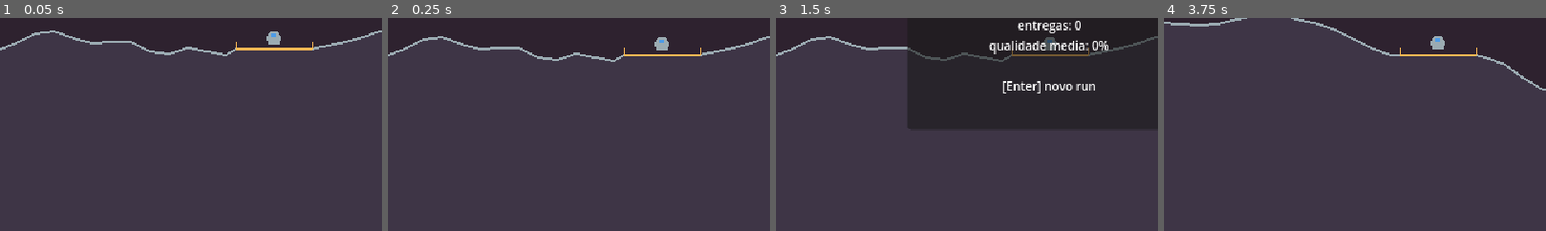
Above: before the commit, frames 1-4 (left to right).
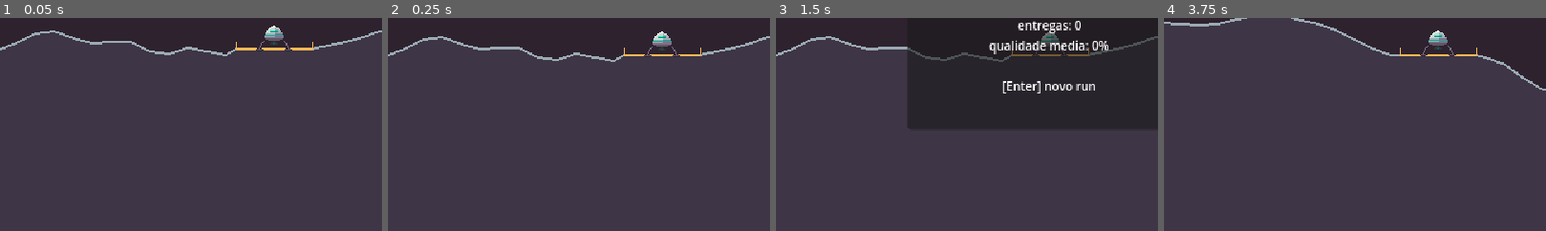
Above: after the commit, the same moments.

Repository: valdersonjr/incremental-lander
Game: Godot game, scene res://game/main.tscn
Two runs of this game, one before a commit and one after it. Both use one fixed random seed, a clock stepped at 60 frames per second and the inputs below.
Inputs:
- Up to frame 1 (0.05 s): no input
- Up to frame 2 (0.25 s): no input
- Up to frame 3 (1.5 s): tap Enter (confirm) at 0.5 s; hold D (rotate_right) 0.53-1.28 s; hold Enter (confirm) 0.53-1.28 s; tap R (restart) at 1.25 s; hold A (rotate_left) from 1.28 s (still down); tap E (end_run) at 1.35 s
- Up to frame 4 (3.75 s): tap Enter (confirm) at 2 s; release A (rotate_left) at 2.03 s; hold D (rotate_right) 2.03-2.75 s; tap 1 at 2.1 s; click "Novo jogo" at 2.75 s; click "DECOLAR [Enter]" at 3.5 s
The pictures show only the part of the screen within x 14-64%, y 43-93%; the shares and areas given below are measured in that part.

The runs differ from the first frame. In frame 1, 0.4% of the frame differs, in the area x 67-77%, y 3-16%; in frame 2, 0.4%; in frame 3, 0.2%; in frame 4, 0.4%.

Commit message:
Fase 8 (parte 1): direção de arte futurista e lander no jogo
- pixel-art: 5 propostas de estilo do lander (Apollo, Futurista, Industrial, Fofo/retrô, Vetorial);
  usuário escolheu a Futurista — registrada no style-guide (casco branco + turquesa, propulsor de plasma)
- Lander futurista 32x32 (idle + propulsor 4 quadros), spritesheet + SpriteFrames para o Godot
- godot-dev: Lander usa AnimatedSprite2D (idle/thrust); largura das pernas no world.json
- gdtool capture: --always-on-top e detector de gravação congelada (macOS)

Co-Authored-By: Claude Opus 5.5 <noreply@anthropic.com>
Claude-Session: https://claude.ai/code/session_01JhKCi9Us7j2H5LJGQ5fDNT

Diff:
--- /dev/null
+++ b/assets/sprites/lander.json
@@ -0,0 +1,27 @@
+{
+  "frame_width": 32,
+  "frame_height": 32,
+  "animations": [
+    {
+      "name": "idle",
+      "row": 0,
+      "frames": 1,
+      "durations_ms": [
+        200
+      ],
+      "loop": true
+    },
+    {
+      "name": "thrust",
+      "row": 1,
+      "frames": 4,
+      "durations_ms": [
+        70,
+        70,
+        70,
+        70
+      ],
+      "loop": true
+    }
+  ]
+}
--- /dev/null
+++ b/assets/sprites/lander_frames.tres
@@ -0,0 +1,51 @@
+[gd_resource type="SpriteFrames" load_steps=7 format=3]
+
+[ext_resource type="Texture2D" path="res://assets/sprites/lander.png" id="1_tex"]
+
+[sub_resource type="AtlasTexture" id="AtlasTexture_1"]
+atlas = ExtResource("1_tex")
+region = Rect2(0, 0, 32, 32)
+
+[sub_resource type="AtlasTexture" id="AtlasTexture_2"]
+atlas = ExtResource("1_tex")
+region = Rect2(0, 32, 32, 32)
+
+[sub_resource type="AtlasTexture" id="AtlasTexture_3"]
+atlas = ExtResource("1_tex")
+region = Rect2(32, 32, 32, 32)
+
+[sub_resource type="AtlasTexture" id="AtlasTexture_4"]
+atlas = ExtResource("1_tex")
+region = Rect2(64, 32, 32, 32)
+
+[sub_resource type="AtlasTexture" id="AtlasTexture_5"]
+atlas = ExtResource("1_tex")
+region = Rect2(96, 32, 32, 32)
+
+[resource]
+animations = [{
+"frames": [{
+"duration": 1.000,
+"texture": SubResource("AtlasTexture_1")
+}],
+"loop": true,
+"name": &"idle",
+"speed": 5.000
+}, {
+"frames": [{
+"duration": 1.000,
+"texture": SubResource("AtlasTexture_2")
+}, {
+"duration": 1.000,
+"texture": SubResource("AtlasTexture_3")
+}, {
+"duration": 1.000,
+"texture": SubResource("AtlasTexture_4")
+}, {
+"duration": 1.000,
+"texture": SubResource("AtlasTexture_5")
+}],
+"loop": true,
+"name": &"thrust",
+"speed": 14.286
+}]
--- a/data/world.json
+++ b/data/world.json
@@ -17,7 +17,7 @@
     }
   },
   "lander": {
-    "half_width_m": 7.0,
+    "half_width_m": 13.0,
     "feet_offset_m": 8.0
   },
   "terrain": {
--- a/game/flight/flight.tscn
+++ b/game/flight/flight.tscn
@@ -3,6 +3,7 @@
 [ext_resource type="Script" path="res://game/flight/flight.gd" id="1_flight"]
 [ext_resource type="Script" path="res://game/flight/lander.gd" id="2_lander"]
 [ext_resource type="PackedScene" path="res://game/terrain/terrain.tscn" id="3_terrain"]
+[ext_resource type="SpriteFrames" path="res://assets/sprites/lander_frames.tres" id="4_frames"]
 
 [sub_resource type="RectangleShape2D" id="RectangleShape2D_lander"]
 size = Vector2(12, 15)
@@ -17,6 +18,11 @@
 unique_name_in_owner = true
 script = ExtResource("2_lander")
 
+[node name="Visual" type="AnimatedSprite2D" parent="Lander"]
+unique_name_in_owner = true
+sprite_frames = ExtResource("4_frames")
+animation = &"idle"
+
 [node name="Shape" type="CollisionShape2D" parent="Lander"]
 position = Vector2(0, 0.5)
 shape = SubResource("RectangleShape2D_lander")
--- a/game/flight/lander.gd
+++ b/game/flight/lander.gd
@@ -1,5 +1,6 @@
 ## Lander: fisica propria (LanderPhysics) em unidades do modelo, pouso/batida por LandingRules.
-## Controlado pelo teclado ou por um Autopilot (modo --demo). Placeholder desenhado com _draw().
+## Controlado pelo teclado ou por um Autopilot (modo --demo). Visual: AnimatedSprite2D %Visual com
+## assets/sprites/lander_frames.tres (skill pixel-art, estilo futurista): "idle" / "thrust".
 class_name Lander
 extends CharacterBody2D
 
@@ -9,12 +10,7 @@
 
 enum State {LANDED, FLYING, CRASHED}
 
-const COLOR_HULL := Color("#9babb2")    # steel
-const COLOR_DARK := Color("#2e222f")    # ink
-const COLOR_GLASS := Color("#4d9be6")   # sky
-const COLOR_LEGS := Color("#625565")    # slate
-const COLOR_FLAME := Color("#f79617")   # amber
-const COLOR_CORE := Color("#f9c22b")    # gold
+const COLOR_CRASH := Color("#e83b3b")   # red (marca de batida ate existir a explosao em pixel art)
 
 var state: State = State.LANDED
 var vel_m := Vector2.ZERO               # velocidade em m/s do modelo
@@ -26,6 +22,8 @@
 var can_takeoff := true                 # falso enquanto nao ha entrega escolhida
 var flight_time_m := 0.0                # segundos do modelo desde a decolagem
 var gas_at_takeoff := 0.0
+
+@onready var _visual: AnimatedSprite2D = %Visual
 
 
 ## Configura a nave (stats do EconMath + planeta da spec) e as plataformas do terreno.
@@ -74,20 +72,15 @@
 	queue_redraw()
 
 
+func _process(_delta: float) -> void:
+	var anim := &"thrust" if thrusting else &"idle"
+	if _visual.animation != anim:
+		_visual.play(anim)
+
+
 func _draw() -> void:
-	var w := WorldConfig.m_to_px(float(WorldConfig.load_config()["lander"]["half_width_m"]))
-	var feet := WorldConfig.m_to_px(float(WorldConfig.load_config()["lander"]["feet_offset_m"]))
-	if thrusting:
-		var flicker := 3.0 + float(Engine.get_physics_frames() % 3)
-		draw_colored_polygon(PackedVector2Array([Vector2(-3, 4), Vector2(3, 4), Vector2(0, 8 + flicker * 2.0)]), COLOR_FLAME)
-		draw_colored_polygon(PackedVector2Array([Vector2(-1.5, 4), Vector2(1.5, 4), Vector2(0, 6 + flicker)]), COLOR_CORE)
-	draw_line(Vector2(-w + 2, 2), Vector2(-w, feet), COLOR_LEGS, 1.0)
-	draw_line(Vector2(w - 2, 2), Vector2(w, feet), COLOR_LEGS, 1.0)
-	draw_colored_polygon(PackedVector2Array([Vector2(-5, 4), Vector2(-6, -2), Vector2(-3, -7), Vector2(3, -7),
-			Vector2(6, -2), Vector2(5, 4)]), COLOR_HULL)
-	draw_rect(Rect2(-2, -5, 4, 3), COLOR_GLASS)
 	if state == State.CRASHED:
-		draw_circle(Vector2.ZERO, 9.0, Color("#e83b3b"))
+		draw_circle(Vector2.ZERO, 9.0, COLOR_CRASH)
 
 
 ## Estado do voo atual (m/s do modelo, rad, gas gasto desde a decolagem, tempo do modelo).
Binary file added: assets/sprites/lander.png
Not shown, added: assets/sprites/lander.png.import
Not shown, changed: .claude/skills/godot-dev/references/patterns/verification-loop.md
Not shown, changed: .claude/skills/godot-dev/scripts/gdtool.py
Not shown, changed: .claude/skills/pixel-art/references/patterns/INDEX.md
Not shown, added: .claude/skills/pixel-art/references/patterns/lander.md
Not shown, changed: .claude/skills/pixel-art/references/style-guide.md
Not shown, added: art/src/sprites/lander.py
Not shown, added: art/src/sprites/lander_apollo.py
Not shown, added: art/src/sprites/lander_styles.py
Not shown, changed: docs/ARCHITECTURE.md
Not shown, changed: docs/DECISIONS.md
(and 3 more such lines)
